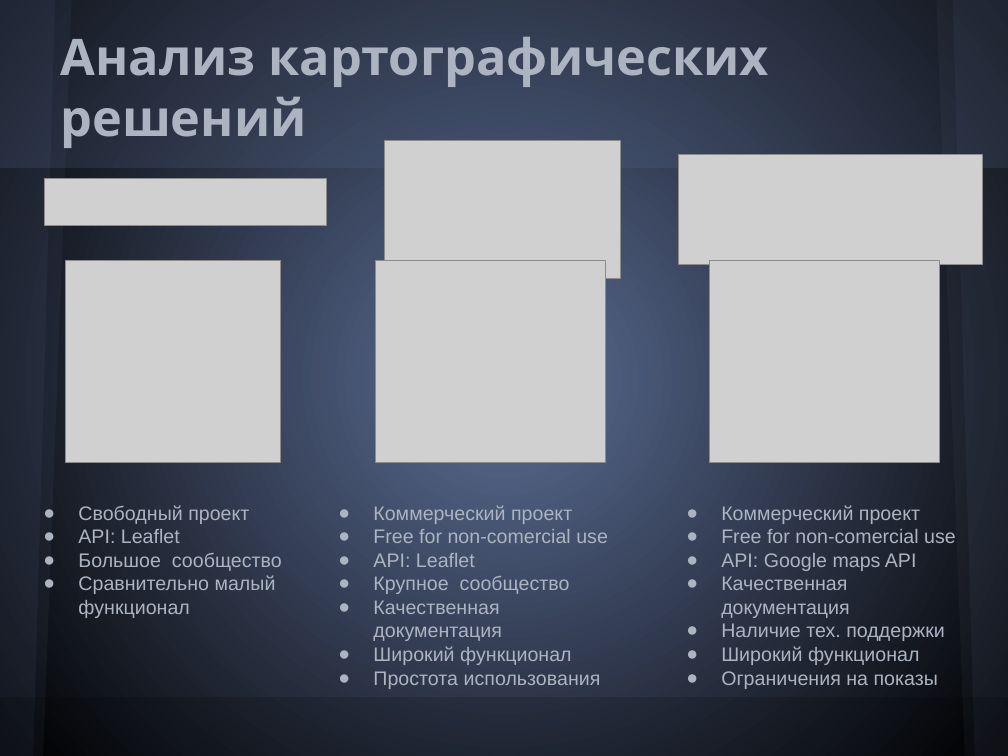
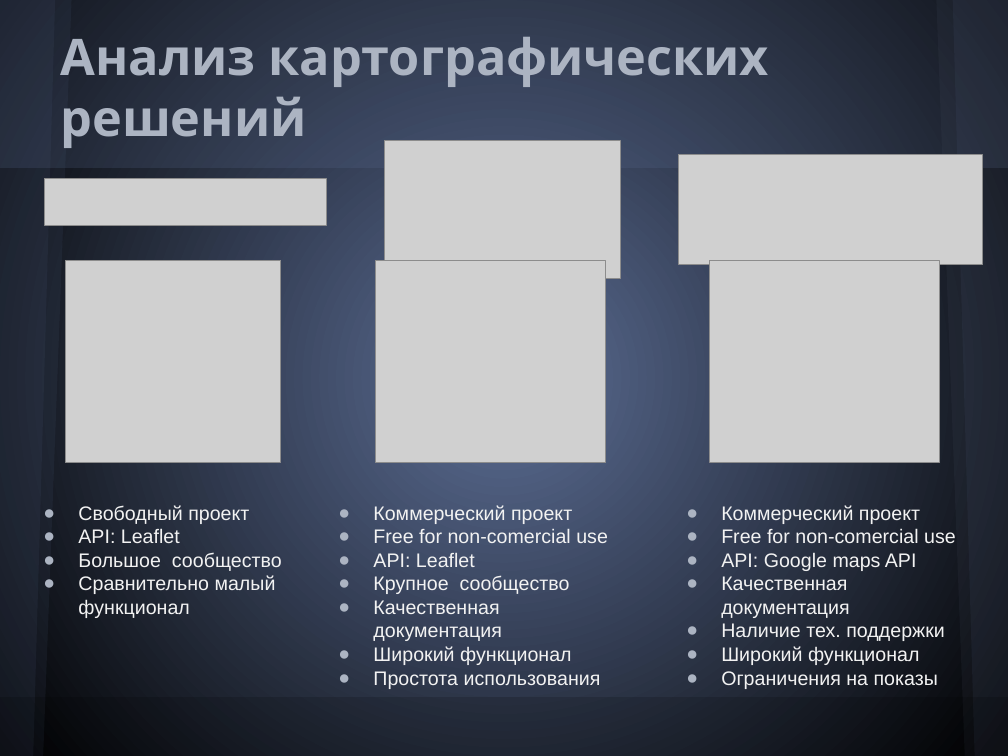
Before and after one commit to Melancholic/Coordinate-reports, a slide deck: slide 11 of Презентация.pptx (slide 10 before the commit). Drawn at 1008x756 pixels with LibreOffice and Linux fonts; fonts in the diff are those of the drawing; grey boxes stand for pictures. Boxes give left, top, right and bottom in pixels: in the first picture for what was removed or moved away, otherwise in the second. Text is boxed around its words. In the diff, an @@ line names an element or a change of style, - is before the commit and + after.

```diff
--- a/Презентация.pptx
+++ b/Презентация.pptx
@@ text colour #ACB4C2 to #F2F2F2 in 3 elements at box(78, 505, 282, 618), box(373, 505, 608, 689), box(721, 505, 956, 689) @@
```
Also in this commit, not shown: 1 other slide changed, 4 slides added, 6 slides removed, 4 other files.
